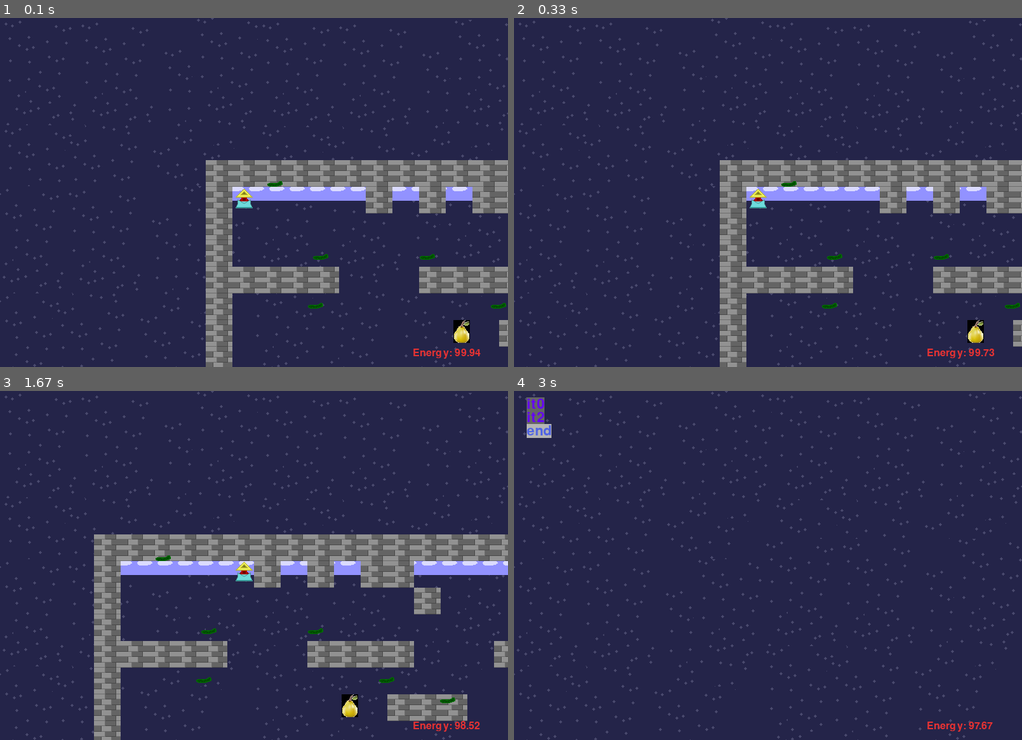
Above: before the commit, frames 1-4 (two rows, left to right).
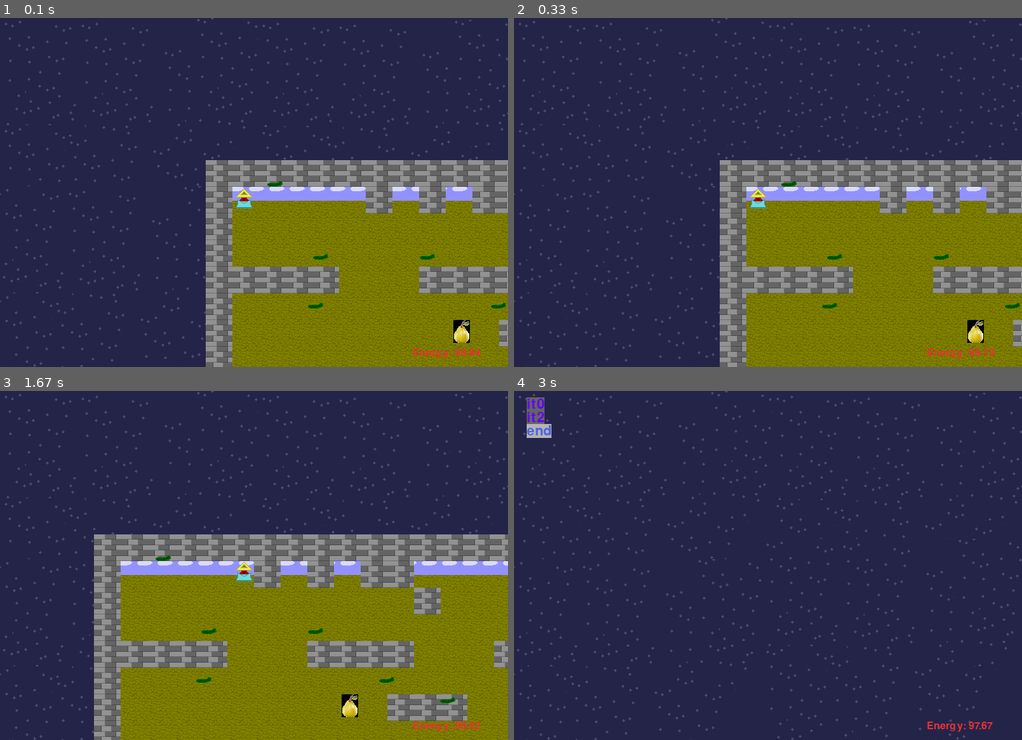
Above: after the commit, the same moments.

Repository: anokata/pythonPetProjects
Game: pygame game, started from platformer/sur.py
Same seed, same stepped clock (60 frames per second), same inputs: the game is played once before the commit and once after it.
Inputs:
- Up to frame 1 (0.1 s): no input
- Up to frame 2 (0.33 s): no input
- Up to frame 3 (1.67 s): hold Right 0.33-0.8 s; hold Up 0.83-1.13 s; hold Right 1.17-1.63 s
- Up to frame 4 (3 s): hold Left 1.67-2.2 s; hold Down 2.23-2.53 s; tap Space at 2.57 s; hold Up from 2.9 s (still down)

The runs differ from the first frame. In frame 1, 22% of the frame differs, in the area x 45-100%, y 52-100%; in frame 2, 22%; in frame 3, 30%, in the area x 23-100%, y 52-100%; in frame 4, nothing differs.

Commit message:
Добавил объекты, землю, систему энергии начинаю.

Diff:
--- a/platformer/sur.py
+++ b/platformer/sur.py
@@ -50,6 +50,23 @@
         #r.left = o.rect.left - self.rect.left
         return r
 
+class EnergySystem():
+    map = {}
+
+    def __init__(self):
+        from collections import defaultdict
+        self.map = defaultdict(list)
+
+    def registr(self, obj, x, y):
+        map[(x, y)].append(obj)
+
+    def emit(self, x, y, energyAmount):
+        pass
+
+class Obj():
+    energy = 0.0
+
+
 
 class Tiled():
     tiles = []
@@ -57,11 +74,17 @@
     def __init__(self, imgname, mp):
         tiles = list()
         for x,y in mp:
-            self.tiles += [makeSpriteXY(imgname, x, y)]
+            obj = Obj()
+            #EnergySystem.registr
+            self.tiles += [(makeSpriteXY(imgname, x, y), obj)]
 
     def draw(self):
-        for x in self.tiles:
+        for (x, o) in self.tiles:
             screen.blit(x.image, (x.x, x.y))
+
+    def addToLayer(self, l):
+        for (x, o) in self.tiles:
+            l.add(x)
 
 
 class Player():
@@ -403,15 +426,20 @@
     for x in range(30):
         mp += [(x,15)]
     m = Tiled('ground1.png', mp)
-    for x in m.tiles:
-        layerBg.add(x)
+    m.addToLayer(layerBg)
+
+    mp = list()
+    for x in range(30):
+        for y in range(30):
+            mp.append((x,y))
+    m = Tiled('objects/ground0.png', mp)
+    m.addToLayer(layerBg)
 
     mp = list()
     for x in range(140):
         mp += [(x,1)]
     m = Tiled('sky0.png', mp)
-    for x in m.tiles:
-        layerBg.add(x)
+    m.addToLayer(layerBg)
 
     lev= ["xxxxxxxxxxxxxxxxxxxxxxxxx",
           "x-----x-x-xx-------x----x",
@@ -458,9 +486,7 @@
         points.append((x,y))
     obj = Tiled('objects/F0.png', points)
     print(points)
-    for x in obj.tiles:
-        layer.add(x)
-
+    obj.addToLayer(layer)
 
 
 def createEnemies(layer):
Binary file added: platformer/objects/ground0.png
